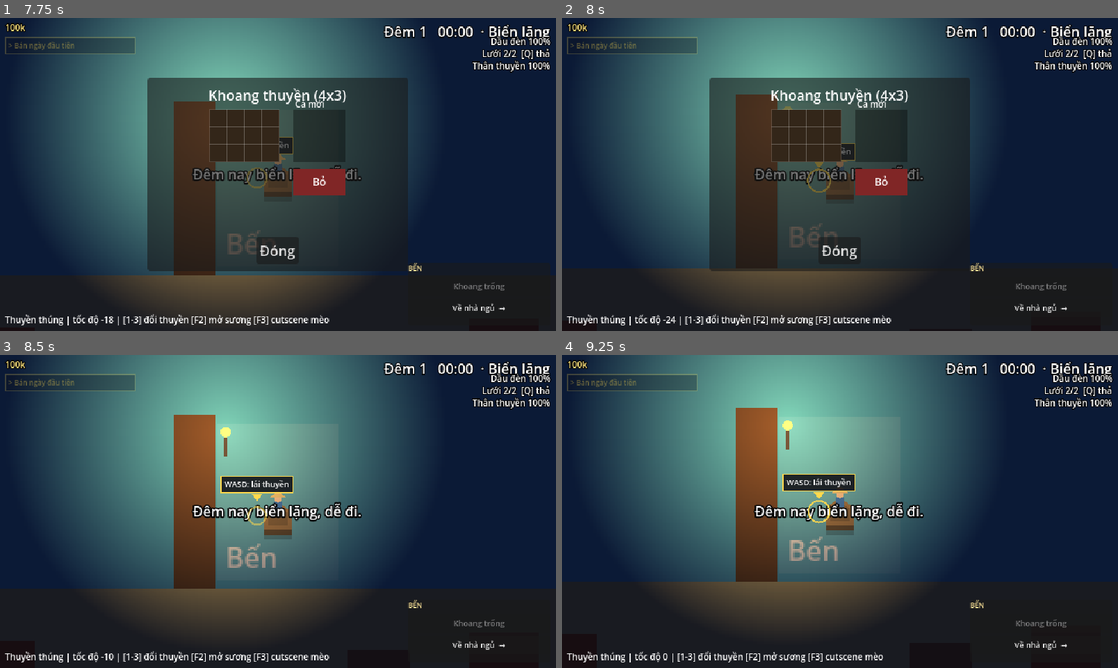
Above: before the commit, frames 1-4 (two rows, left to right).
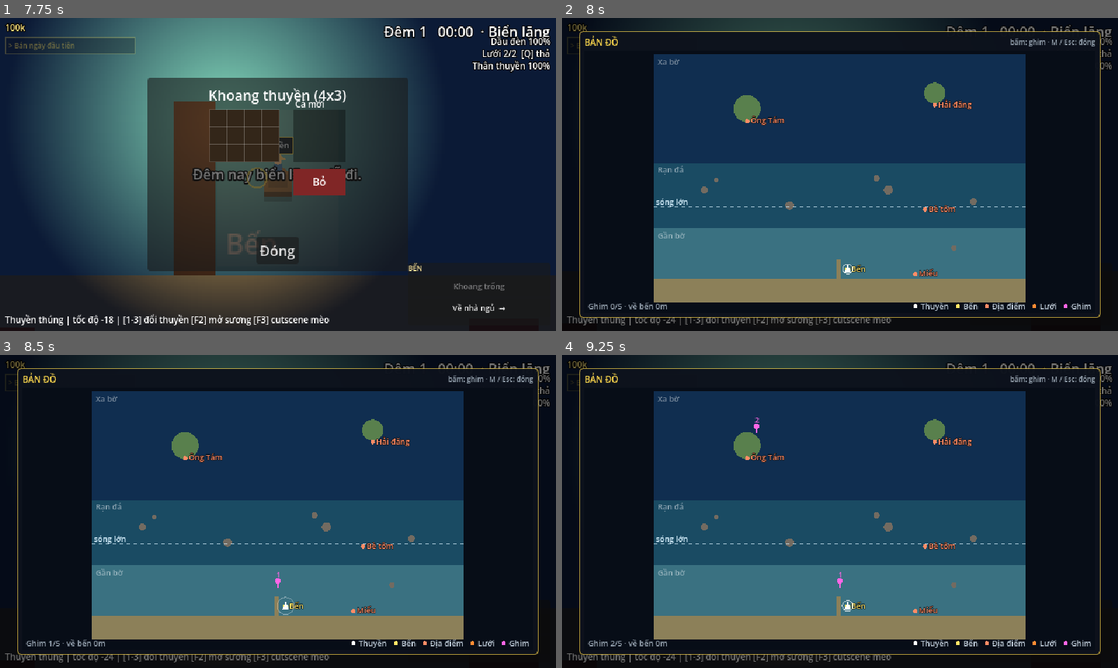
Above: after the commit, the same moments.

Repository: Th1nh2411/tide-then-table
Game: Godot game, scene res://scenes/main_menu/main_menu.tscn
Same seed, same stepped clock (60 frames per second), same inputs: the game is played once before the commit and once after it.
Inputs (mouse positions are in pixels of both pictures, inside the frame that each line leads up to):
- Up to frame 1 (7.75 s): click "Hướng dẫn" at 0.5 s; click "Đóng (Esc)" at 1.25 s; click "Chơi mới" at 2 s; tap Enter at 2.75, 4.25, 5.75 s; move the mouse to (400, 158) at 2.77 s; hold D (turn_right) 2.78-3.5 s; hold E (interact) 2.78-3.5 s; click (400, 158) at 2.92 s; tap Tab (open_hold) at 3.05, 7.55 s; tap Space (cast) at 3.5, 5 s; drag from (166, 190) to (250, 237) at 3.52 s; move the mouse to (333, 105) at 4.27 s; hold D (turn_right) 4.28-5 s; hold J (open_phone) 4.28-5 s; tap E (interact) at 4.55 s; drag from (250, 237) to (111, 127) at 5.02 s; move the mouse to (444, 221) at 5.77 s; hold A (turn_left) 5.78-6.5 s; hold Shift (dash) 5.78-6.5 s; tap J (open_phone) at 6.05 s; tap Escape (pause) at 6.4 s; drag from (111, 127) to (194, 96) at 6.52 s; move the mouse to (305, 174) at 7.27 s; hold S (throttle_back) from 7.28 s (still down); hold E (interact) from 7.28 s (still down); click (305, 174) at 7.42 s
- Up to frame 2 (8 s): keep holding S (throttle_back); keep holding E (interact); tap M (open_map, bound only after the commit) at 7.9 s
- Up to frame 3 (8.5 s): release S (throttle_back) at 8 s; release E (interact) at 8 s; click "Đóng" at 8 s
- Up to frame 4 (9.25 s): drag from (756, 433) to (728, 527) at 8.77 s

Frame 1 is identical in both runs. In frame 2, 85% of the frame differs, in the area x 0-100%, y 0-99%; in frame 3, 81%; in frame 4, 80%.

Commit message:
feat(ui): boat repair moves from the restaurant HUD into the phone's boat tab (at sea only at the dock); M opens a big map (zone names, legend, distance home, boat ring); a flame marks dishes Rin grills (tickets, bubbles, LED board) and the grill glows while one waits

Diff:
--- a/project.godot
+++ b/project.godot
@@ -92,6 +92,11 @@
 "events": [Object(InputEventKey,"resource_local_to_scene":false,"resource_name":"","device":-1,"window_id":0,"alt_press …(192 unchanged characters)…
 ]
 }
+open_map={
+"deadzone": 0.2,
+"events": [Object(InputEventKey,"resource_local_to_scene":false,"resource_name":"","device":-1,"window_id":0,"alt_pressed":false,"shift_pressed":false,"ctrl_pressed":false,"meta_pressed":false,"pressed":false,"keycode":0,"physical_keycode":77,"key_label":0,"unicode":109,"location":0,"echo":false,"script":null)
+]
+}
 pause={
 "deadzone": 0.2,
 "events": [Object(InputEventKey,"resource_local_to_scene":false,"resource_name":"","device":-1,"window_id":0,"alt_press …(195 unchanged characters)…
--- a/scenes/restaurant/menu_board.gd
+++ b/scenes/restaurant/menu_board.gd
@@ -98,6 +98,8 @@
 		var alpha := 1.0 if count > 0 else 0.35
 		draw_circle(at, icon_radius, Color(1, 1, 1, alpha))
 		draw_circle(at + Vector2(0, -0.5), icon_radius * 0.65, Color(dish.color, alpha))
+		if StreetProps.rin_grills(dish):  # Rin grills this one
+			StreetProps.draw_flame(self, at + Vector2(icon_radius * 0.7, -icon_radius * 0.4), 5.0, _time)
 		if count > 0:
 			_led_text(font, at + Vector2(icon_radius + 1, 4), str(count))
 		else:  # sold out: red cross
--- a/scenes/restaurant/restaurant_scene.gd
+++ b/scenes/restaurant/restaurant_scene.gd
@@ -100,8 +100,6 @@
 	cooking_panel.offset_right = 435.0
 	cooking_panel.offset_top = 212.0
 	cooking_panel.offset_bottom = 328.0
-	(%RepairButton as RepairButton).repaired.connect(func(spent: int, fully: bool) -> void:
-		_show_message("Đã sửa thuyền: -%dk%s" % [spent, "" if fully else " (chưa đủ tiền sửa hết)"]))
 	_close_early_button.pressed.connect(func() -> void: _end_shift("Đóng quán sớm"))
 	_close_early_button.hide()
 
--- a/scenes/restaurant/restaurant_scene.tscn
+++ b/scenes/restaurant/restaurant_scene.tscn
@@ -17,11 +17,9 @@
 [ext_resource type="PackedScene" path="res://scenes/restaurant/cooking/cooking_overlay.tscn" id="5_cooking"]
 [ext_resource type="Resource" path="res://data/fish/fish_catalog.tres" id="6_fish"]
 [ext_resource type="Script" path="res://scenes/restaurant/menu_setup_panel.gd" id="7_menupanel"]
-[ext_resource type="Resource" path="res://data/upgrades/boat_upgrade.tres" id="9_boatup"]
 [ext_resource type="Resource" path="res://data/upgrades/rod_upgrade.tres" id="10_rodup"]
 [ext_resource type="Resource" path="res://data/upgrades/fridge_upgrade.tres" id="11_fridgeup"]
 [ext_resource type="Script" path="res://data/resources/upgrade_data.gd" id="12_updata"]
-[ext_resource type="Script" path="res://scenes/ui/repair_button.gd" id="13_repair"]
 [ext_resource type="PackedScene" path="res://scenes/ui/pause_menu.tscn" id="14_pause"]
 [ext_resource type="Resource" path="res://data/upgrades/lamp_upgrade.tres" id="15_lampup"]
 [ext_resource type="PackedScene" path="res://scenes/ui/phone_app.tscn" id="16_phone"]
@@ -188,18 +186,6 @@
 theme_override_font_sizes/font_size = 10
 text = "Đóng quán sớm"
 
-[node name="RepairButton" type="Button" parent="HUD"]
-unique_name_in_owner = true
-layout_mode = 0
-offset_left = 170.0
-offset_top = 42.0
-offset_right = 288.0
-offset_bottom = 60.0
-theme_override_font_sizes/font_size = 10
-text = "Sửa thuyền"
-script = ExtResource("13_repair")
-boat_upgrade = ExtResource("9_boatup")
-
 [node name="RenovationMode" type="Control" parent="." node_paths=PackedStringArray("room")]
 layout_mode = 3
 anchors_preset = 15
--- a/scenes/restaurant/service_hud.gd
+++ b/scenes/restaurant/service_hud.gd
@@ -3,8 +3,9 @@
 ## Over the shop front (so the kitchen stays clear): the order tickets, one
 ## per table, oldest first (table, a dot per dish still to bring with a
 ## green ring when its plate is on the plate table, patience; gold border
-## for a regular). The menu is on the LED board (MenuBoard); Rin grills /
-## pours with E at the grill / beer tap.
+## for a regular; a little flame on dishes Rin grills himself). The menu
+## is on the LED board (MenuBoard); Rin grills / pours with E at the grill /
+## beer tap.
 
 @export var customers: CustomerManager
 @export var tickets_origin: Vector2 = Vector2(4, 4)
@@ -39,6 +40,8 @@
 		for k in lines.size():
 			var at := rect.position + Vector2(ticket_base_width + k * dot_step, 8)
 			draw_circle(at, 3.5, lines[k].dish.color)
+			if StreetProps.rin_grills(lines[k].dish):
+				StreetProps.draw_flame(self, at + Vector2(3, -2), 6.0, Time.get_ticks_msec() * 0.001)
 			if customers.shelf.find_for(lines[k].dish, lines[k].visit):
 				draw_arc(at, 4.5, 0.0, TAU, 12, Color(0.2, 0.75, 0.3), 1.5)
 		draw_rect(Rect2(rect.position + Vector2(2, ticket_height - 4), Vector2((rect.size.x - 4) * party.patience, 2)),
--- a/scenes/restaurant/service_markers.gd
+++ b/scenes/restaurant/service_markers.gd
@@ -8,7 +8,8 @@
 ## ordered it: the bin pulses red); a small "E"
 ## key over the cell (or person) E would act on right now (Cô Năm at the
 ## grocery too, also before opening; the fridge pulses green while Rin has
-## groceries to put away).
+## groceries to put away). Rin's own grill dishes carry a little flame, and
+## the grill glows with a flame over it while one is waiting.
 
 @export var room: StreetRoom
 @export var rin: RinChef
@@ -44,6 +45,10 @@
 	if not kitchen.is_open():
 		return
 	var pulse := 0.55 + 0.45 * sin(_time * 6.0)
+	if kitchen.next_order(false) and not kitchen.busy:  # a grill dish is waiting for Rin
+		var grill := room.merged_rect("N").grow(1)
+		draw_rect(grill, Color(1.0, 0.55, 0.15, pulse), false, 2.0)
+		StreetProps.draw_flame(self, grill.get_center() + Vector2(0, -12 - absf(sin(_time * 5.0)) * 3.0), 9.0, _time)
 	if rin.carried:
 		var seats := _seats_for(rin.carried)
 		for k in seats.size():
@@ -84,7 +89,10 @@
 	var half := 6.0 + n * 4.5
 	_bubble(at, Color(1.0, 0.88, 0.5, 0.95) if customer.regular_name else Color(1, 1, 1, 0.95), half)
 	for k in n:
-		draw_circle(at + Vector2(-half + 6 + k * 9, 0), 3.5, customer.orders[k].dish.color)
+		var dot := at + Vector2(-half + 6 + k * 9, 0)
+		draw_circle(dot, 3.5, customer.orders[k].dish.color)
+		if StreetProps.rin_grills(customer.orders[k].dish):
+			StreetProps.draw_flame(self, dot + Vector2(3, -2), 6.0, _time)
 	draw_string(ThemeDB.fallback_font, at + Vector2(half - 7, 3), str(customer.seat + 1), HORIZONTAL_ALIGNMENT_LEFT,
 		-1, 7, Color(0.2, 0.15, 0.1))
 	draw_rect(Rect2(at + Vector2(-half + 1, 9), Vector2(half * 2 - 2, 2)), Color(0, 0, 0, 0.4))
--- a/scenes/restaurant/street_props.gd
+++ b/scenes/restaurant/street_props.gd
@@ -82,6 +82,21 @@
 		canvas.draw_arc(at, 5.5, 0.0, TAU, 14, Color(1.0, 0.8, 0.3), 1.0)
 
 
+## True for dishes Rin grills himself on the charcoal grill (not Bảo's, not beer).
+static func rin_grills(dish: DishData) -> bool:
+	return not ChefBao.cooks(dish) and not dish.instant_serve
+
+
+## Small flickering flame (`at` = its base): marks Rin's grill dishes.
+static func draw_flame(canvas: CanvasItem, at: Vector2, height: float, time: float) -> void:
+	var sway := sin(time * 9.0) * height * 0.12
+	var w := height * 0.4
+	canvas.draw_colored_polygon(PackedVector2Array([at + Vector2(-w, 0), at + Vector2(sway, -height),
+		at + Vector2(w, 0), at + Vector2(0, height * 0.18)]), Color(1.0, 0.4, 0.1))
+	canvas.draw_colored_polygon(PackedVector2Array([at + Vector2(-w * 0.5, 0), at + Vector2(sway * 0.6, -height * 0.55),
+		at + Vector2(w * 0.5, 0)]), Color(1.0, 0.85, 0.3))
+
+
 static func draw_plant(canvas: CanvasItem, at: Vector2) -> void:
 	if Art.draw(canvas, "restaurant/plant", Rect2(at + Vector2(-4, -3), Vector2(16, 16))):
 		return
--- a/scenes/sea/hull_controller.gd
+++ b/scenes/sea/hull_controller.gd
@@ -59,18 +59,24 @@
 
 
 func _repair() -> void:
+	repair()
+
+
+## Repairs at the dock (F or the phone). Returns the money spent.
+func repair() -> int:
 	if not BoatCondition.is_damaged():
-		return
+		return 0
 	var was_broken := BoatCondition.is_broken()
 	var spent := BoatCondition.repair(boat.boat_data)
 	if spent == 0:
 		hud.flash_message("Không đủ tiền sửa thuyền")
-		return
+		return 0
 	var partial := " (chưa đủ tiền sửa hết)" if BoatCondition.is_damaged() else ""
 	hud.flash_message("Đã sửa thuyền: -%dk%s" % [spent, partial])
 	if was_broken and not BoatCondition.is_broken():
 		boat.set_physics_process(true)
 	_refresh()
+	return spent
 
 
 ## Patch at sea: +`hp` for `cost`. Returns false if the hull is fine or the
--- a/scenes/sea/sea_scene.gd
+++ b/scenes/sea/sea_scene.gd
@@ -58,6 +58,9 @@
 	_dock.boat_entered.connect(_on_dock_entered)
 	_hull.hull_changed.connect(_refresh_dock_prompt)
 	_hull.boat_broken.connect(_on_boat_broken)
+	var phone := $PhoneApp as PhoneApp
+	phone.repair_allowed = _hull.is_at_dock
+	phone.repair_action = _hull.repair
 	_dock.boat_exited.connect(_on_dock_exited)
 	_dock.docking_requested.connect(_on_docking_requested)
 	_hud.unload_pressed.connect(_unload_at_dock)
--- a/scenes/ui/help_panel.gd
+++ b/scenes/ui/help_panel.gd
@@ -89,10 +89,10 @@
 
   Kho: cá trong kho, độ tươi, còn mấy đêm.
   Menu: món nấu được bao nhiêu phần, thiếu gì.
-  Đơn: khách quen đặt cá.
-  Bản đồ: click để ghim / bỏ ghim (ghim hiện mũi tên khi ra khơi).
+  Bản đồ (hoặc phím M = bản đồ lớn): click để ghim / bỏ ghim (ghim hiện mũi tên khi ra khơi).
   Dex: các loài đã bắt, kỷ lục cân nặng.
-  Thuyền / Sổ sách: tình trạng thuyền, lãi từng ngày.
+  Thuyền: tình trạng thuyền + nút sửa (ngoài biển chỉ sửa ở bến).
+  Sổ sách: lãi từng ngày.
   Nâng cấp: đồ nghề đi biển (thuyền, cần câu, đèn), có hiệu lực từ chuyến sau.
   (Đồ trong quán thì sửa bằng nút "Sửa quán".)""",
 	"""MẸO
--- /dev/null
+++ b/scenes/ui/map_overlay.gd
@@ -0,0 +1,68 @@
+class_name MapOverlay
+extends CanvasLayer
+## The big map (M, at sea and in the restaurant; PhoneApp owns it): the same
+## PhoneMap as the phone tab, almost full screen, with zone names, a legend
+## and the distance home. Pauses the game; M or Esc closes it. Click = pin.
+
+@export var panel_size: Vector2 = Vector2(600, 330)
+
+var _opened_pause: bool = false
+var _map: PhoneMap
+
+
+func _ready() -> void:
+	layer = 26
+	process_mode = Node.PROCESS_MODE_ALWAYS
+	var dim := ColorRect.new()
+	dim.color = Color(0, 0, 0, 0.55)
+	dim.set_anchors_preset(Control.PRESET_FULL_RECT)
+	add_child(dim)
+	var center := CenterContainer.new()
+	center.set_anchors_preset(Control.PRESET_FULL_RECT)
+	add_child(center)
+	var panel := PanelContainer.new()
+	panel.custom_minimum_size = panel_size
+	var style := StyleBoxFlat.new()
+	style.bg_color = Color(0.05, 0.07, 0.11, 0.97)
+	style.border_color = Color(1.0, 0.85, 0.3, 0.7)
+	style.set_border_width_all(1)
+	style.set_corner_radius_all(4)
+	style.set_content_margin_all(6)
+	panel.add_theme_stylebox_override("panel", style)
+	center.add_child(panel)
+	var box := VBoxContainer.new()
+	box.add_theme_constant_override("separation", 3)
+	panel.add_child(box)
+	var title := HBoxContainer.new()
+	box.add_child(title)
+	title.add_child(_label("BẢN ĐỒ", Color(1.0, 0.85, 0.3), 10, true))
+	title.add_child(_label("bấm: ghim · M / Esc: đóng", Color(0.6, 0.65, 0.7), 8, false))
+	_map = PhoneMap.new()
+	_map.label_size = 9
+	_map.show_legend = true
+	_map.size_flags_vertical = Control.SIZE_EXPAND_FILL
+	box.add_child(_map)
+	hide()
+
+
+func open() -> void:
+	_opened_pause = not get_tree().paused
+	get_tree().paused = true
+	show()
+
+
+func close() -> void:
+	hide()
+	if _opened_pause:
+		get_tree().paused = false
+		_opened_pause = false
+
+
+func _label(text: String, color: Color, font_size: int, expand: bool) -> Label:
+	var label := Label.new()
+	label.text = text
+	label.add_theme_color_override("font_color", color)
+	label.add_theme_font_size_override("font_size", font_size)
+	if expand:
+		label.size_flags_horizontal = Control.SIZE_EXPAND_FILL
+	return label
--- a/scenes/ui/phone_app.gd
+++ b/scenes/ui/phone_app.gd
@@ -6,6 +6,8 @@
 ## dex, boat, ledger, upgrades (PhoneShop, the only place to buy upgrades),
 ## staff (PhoneStaff: hire / dismiss / job ads, from the staff unlock day),
 ## plus a console log where story clues appear. Content comes from PhoneReports.
+## The boat tab has the repair button (at sea: only at the dock). `open_map`
+## (M) opens the big map (MapOverlay) instead of the phone.
 ## Put it LAST in the scene tree so it gets J/Esc before other overlays.
 
 const APP_TITLE: String = "Rin's Catch v0.3.1"
@@ -14,6 +16,7 @@
 const SHOP_TAB: int = 6
 ## Hidden until StaffCatalog.unlock_day (fish orders live in the QuestTracker).
 const STAFF_TAB: int = 7
+const BOAT_TAB: int = 4
 
 @export var fish_catalog: FishCatalog
 @export var menu: DishCatalog
@@ -32,6 +35,11 @@
 var _tab_buttons: Array[Button] = []
 var _mono: SystemFont
 var _staff: PhoneStaff
+var _repair: RepairButton
+var _big_map: MapOverlay
+## Set by the sea scene: () -> bool (at the dock) and () -> int (repair).
+var repair_allowed: Callable
+var repair_action: Callable
 
 @onready var _title_label: Label = %AppTitle
 @onready var _tabs_row: HBoxContainer = %TabsRow
@@ -64,9 +72,39 @@
 	_staff.custom_minimum_size = _shop.custom_minimum_size
 	_shop.add_sibling(_staff)
 	_staff.setup(staff_catalog)
+	_repair = RepairButton.new()
+	_repair.boat_upgrade = boat_upgrade
+	_repair.focus_mode = Control.FOCUS_NONE
+	_repair.add_theme_font_size_override("font_size", font_size)
+	_repair.size_flags_horizontal = Control.SIZE_SHRINK_BEGIN
+	var style := StyleBoxFlat.new()  # stands out from the console text
+	style.bg_color = Color(0.25, 0.18, 0.08)
+	style.border_color = Color(1.0, 0.75, 0.3)
+	style.set_border_width_all(1)
+	style.set_corner_radius_all(3)
+	style.set_content_margin_all(4)
+	_repair.add_theme_stylebox_override("normal", style)
+	_repair.add_theme_stylebox_override("hover", style)
+	_repair.add_theme_color_override("font_color", Color(1.0, 0.85, 0.45))
+	_scroll.add_sibling(_repair)
+	_repair.repaired.connect(func(_spent: int, _fully: bool) -> void: _show_tab(_tab))
+	_big_map = MapOverlay.new()
+	add_child(_big_map)
 
 
 func _unhandled_input(event: InputEvent) -> void:
+	if event.is_action_pressed("open_map"):
+		get_viewport().set_input_as_handled()
+		if _big_map.visible:
+			_big_map.close()
+		elif not get_tree().paused or visible:
+			close()
+			_big_map.open()
+		return
+	if _big_map.visible and event.is_action_pressed("pause"):
+		get_viewport().set_input_as_handled()
+		_big_map.close()
+		return
 	if event.is_action_pressed("open_phone"):
 		get_viewport().set_input_as_handled()
 		if visible:
@@ -124,6 +162,10 @@
 		_shop.refresh()
 	if index == STAFF_TAB:
 		_staff.refresh()
+	_repair.allowed = repair_allowed
+	_repair.action = repair_action
+	_repair.refresh()
+	_repair.visible = _repair.visible and index == BOAT_TAB
 	_content_label.text = _tab_text(index)
 	var weather: WeatherData = weather_catalog.find(GameState.weather_id) if weather_catalog else null
 	_log_label.text = "\n".join(PhoneReports.log_lines(_fridge_loss(), weather))
--- a/scenes/ui/phone_map.gd
+++ b/scenes/ui/phone_map.gd
@@ -17,6 +17,10 @@
 @export var pin_color: Color = Color(1.0, 0.4, 0.9)
 @export var fog_color: Color = Color(0.4, 1.0, 0.9)
 @export var label_size: int = 7
+## Big map (MapOverlay): legend row + zone names.
+@export var show_legend: bool = false
+## Distance shown in "m" like the sea's edge markers.
+@export var pixels_per_meter: float = 10.0
 
 ## Layout of the sea map, filled by capture(). Empty until the first night.
 static var _snap: Dictionary = {}
@@ -30,7 +34,7 @@
 		var zone := child as SeaZone
 		if zone:
 			zones.append({"rect": zone.get_global_rect(), "color": zone.color,
-				"fog": zone.zone == FishData.Zone.FOG})
+				"fog": zone.zone == FishData.Zone.FOG, "name": PhoneReports.ZONE_NAMES[zone.zone]})
 	var land: Array = []
 	for child in land_root.get_children():
 		var block := child as LandBlock
@@ -100,6 +104,10 @@
 			continue
 		var color: Color = zone["color"]
 		draw_rect(_to_map_rect(zone["rect"]), color.darkened(0.35))
+		if show_legend and zone.has("name"):
+			var r := _to_map_rect(zone["rect"])
+			draw_string(font, r.position + Vector2(4, label_size + 3), zone["name"], HORIZONTAL_ALIGNMENT_LEFT, -1,
+				label_size, Color(1, 1, 1, 0.45))
 	for rect: Rect2 in _snap["land"]:
 		draw_rect(_to_map_rect(rect), land_color)
 	for rock: Dictionary in _snap["rocks"]:
@@ -115,7 +123,26 @@
 		_draw_pin(font, GameState.map_pins[i], i + 1)
 	_draw_boat()
 	var hint := "Ghim %d/%d" % [GameState.map_pins.size(), GameState.MAX_PINS]
+	var boat := get_tree().get_first_node_in_group("boat") as Node2D
+	if boat:
+		var meters := roundi(boat.global_position.distance_to(_snap["dock"]) / pixels_per_meter)
+		hint += " · về bến %dm" % meters
 	draw_string(font, Vector2(4, size.y - 4), hint, HORIZONTAL_ALIGNMENT_LEFT, -1, label_size, Color(0.6, 0.65, 0.7))
+	if show_legend:
+		_draw_legend(font)
+
+
+## Key to the symbols, bottom right.
+func _draw_legend(font: Font) -> void:
+	var items: Array = [["Thuyền", boat_color], ["Bến", dock_color], ["Địa điểm", place_color],
+		["Lưới", net_color], ["Ghim", pin_color]]
+	var x := size.x - 4.0
+	for i in range(items.size() - 1, -1, -1):
+		var text: String = items[i][0]
+		x -= font.get_string_size(text, HORIZONTAL_ALIGNMENT_LEFT, -1, label_size).x
+		draw_string(font, Vector2(x, size.y - 4), text, HORIZONTAL_ALIGNMENT_LEFT, -1, label_size, Color(0.75, 0.8, 0.85))
+		draw_circle(Vector2(x - 6, size.y - 4 - label_size * 0.35), 2.5, items[i][1])
+		x -= 16.0
 
 
 ## Dashed foam line: how far the current boat can go.
@@ -146,6 +173,8 @@
 	if boat == null:
 		return
 	var at := _to_map(boat.global_position)
+	var pulse := fmod(Time.get_ticks_msec() * 0.001, 1.2) / 1.2  # "you are here" ring
+	draw_arc(at, 4.0 + pulse * 10.0, 0.0, TAU, 20, Color(boat_color, 0.8 * (1.0 - pulse)), 1.0)
 	var forward := Vector2.RIGHT.rotated(boat.global_rotation)
 	var side := forward.orthogonal()
 	draw_colored_polygon(PackedVector2Array([at + forward * 6.0, at - forward * 4.0 + side * 3.5,
--- a/scenes/ui/repair_button.gd
+++ b/scenes/ui/repair_button.gd
@@ -1,12 +1,17 @@
 class_name RepairButton
 extends Button
-## "Repair boat" button for anywhere on land (restaurant). Hidden while the
-## hull is fine; repairs as much as the player can afford.
+## "Repair boat" button (phone, tab "Thuyền"). Hidden while the hull is fine;
+## repairs as much as the player can afford. At sea `allowed` says whether
+## the boat is at the dock and `action` repairs through the HullController.
 
 signal repaired(spent: int, fully: bool)
 
 ## Boat upgrade track, to know which boat (and repair rate) the player owns.
 @export var boat_upgrade: UpgradeData
+## () -> bool; unset = always allowed (on land).
+var allowed: Callable
+## () -> int money spent; unset = BoatCondition.repair on the owned boat.
+var action: Callable
 
 
 func _ready() -> void:
@@ -19,13 +24,17 @@
 	visible = BoatCondition.is_damaged()
 	if not visible:
 		return
+	if allowed.is_valid() and not allowed.call():
+		text = "Thuyền %d%% · về bến để sửa" % roundi(GameState.boat_hp)
+		disabled = true
+		return
 	var cost := BoatCondition.full_repair_cost(_boat())
 	text = "Sửa thuyền %d%% (%dk)" % [roundi(GameState.boat_hp), cost]
 	disabled = GameState.money <= 0
 
 
 func _on_pressed() -> void:
-	var spent := BoatCondition.repair(_boat())
+	var spent: int = action.call() if action.is_valid() else BoatCondition.repair(_boat())
 	if spent > 0:
 		repaired.emit(spent, not BoatCondition.is_damaged())
 	refresh()
Not shown, added: scenes/ui/map_overlay.gd.uid
Not shown, changed: CLAUDE.md
Not shown, changed: PLAN.md
